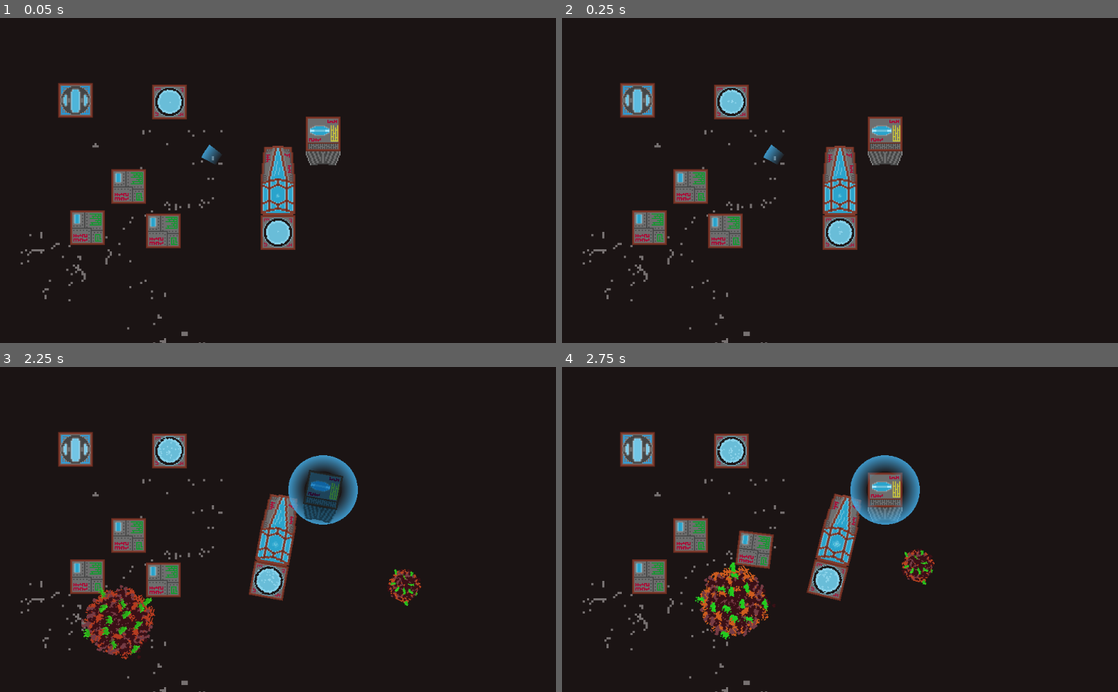
Above: before the commit, frames 1-4 (two rows, left to right).
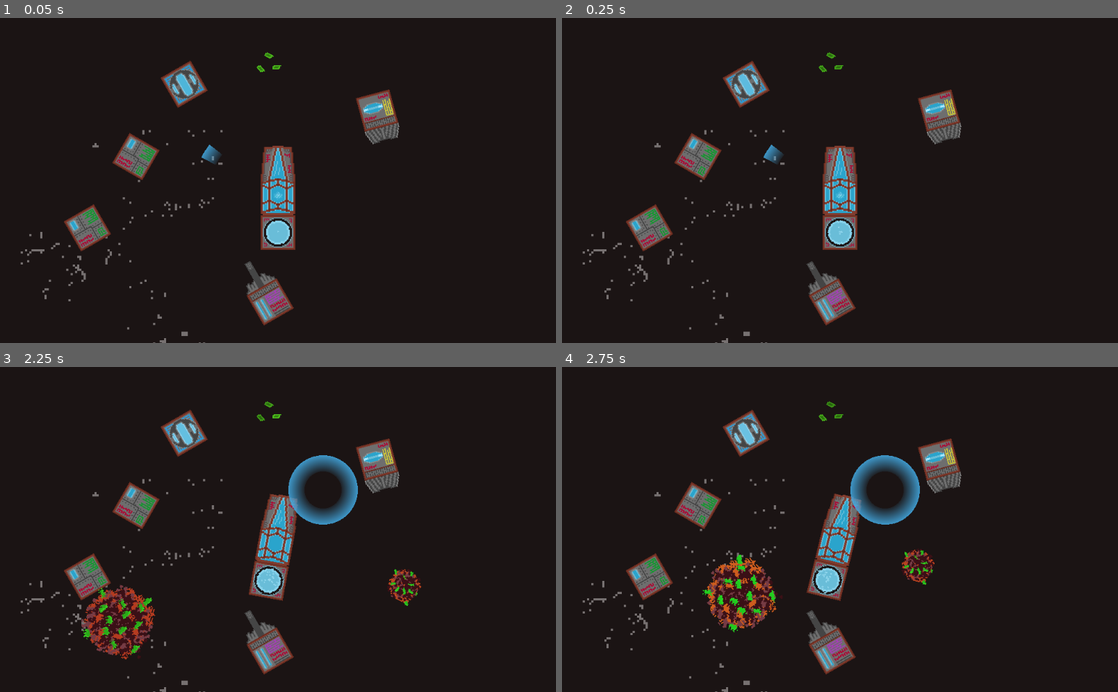
Above: after the commit, the same moments.

Repository: CiaranWoodward/LD45
Game: Godot game, scene res://Space.tscn
The game is run twice, just before and just after one commit, with the same random seed, the same clock (stepped at 60 frames per second) and the same inputs.
Inputs (mouse positions are in pixels of both pictures, inside the frame that each line leads up to):
- Up to frame 1 (0.05 s): no input
- Up to frame 2 (0.25 s): no input
- Up to frame 3 (2.25 s): hold D (rot_right) 0.53-1.28 s; hold Space (shoot) 0.53-1.28 s; click (278, 529) at 0.67 s; move the mouse to (77, 448) at 1.27 s; hold A (rot_left) 1.28-2.03 s; tap Tab (toggle_build) at 1.35 s; click (77, 448) at 1.42 s; move the mouse to (322, 490) at 2.02 s; hold D (rot_right) from 2.03 s (still down); hold Space (shoot) from 2.03 s (still down); click (322, 490) at 2.17 s
- Up to frame 4 (2.75 s): keep holding D (rot_right); keep holding Space (shoot)

The runs differ from the first frame. In frame 1, 7.0% of the frame differs, in the area x 10-72%, y 10-95%; in frame 2, 7.0%; in frame 3, 6.8%; in frame 4, 8.9%.

Commit message:
Meteors explode when they die, leave loot

Diff:
--- /dev/null
+++ b/CollisionShape2D.gd
@@ -0,0 +1,3 @@
+extends CollisionShape2D
+
+onready var original_parent : Node2D = get_parent()
--- a/Core.tscn
+++ b/Core.tscn
@@ -1,12 +1,13 @@
-[gd_scene load_steps=12 format=2]
+[gd_scene load_steps=13 format=2]
 
 [ext_resource path="res://Core.gd" type="Script" id=1]
 [ext_resource path="res://sprites/core.png" type="Texture" id=2]
-[ext_resource path="res://sprites/core-ball.png" type="Texture" id=3]
-[ext_resource path="res://CoreBall.gd" type="Script" id=4]
-[ext_resource path="res://sprites/core-glow.png" type="Texture" id=5]
-[ext_resource path="res://CoreGlow.gd" type="Script" id=6]
-[ext_resource path="res://sprites/coreparticle.png" type="Texture" id=7]
+[ext_resource path="res://CollisionShape2D.gd" type="Script" id=3]
+[ext_resource path="res://sprites/core-ball.png" type="Texture" id=4]
+[ext_resource path="res://CoreBall.gd" type="Script" id=5]
+[ext_resource path="res://sprites/core-glow.png" type="Texture" id=6]
+[ext_resource path="res://CoreGlow.gd" type="Script" id=7]
+[ext_resource path="res://sprites/coreparticle.png" type="Texture" id=8]
 
 [sub_resource type="RectangleShape2D" id=1]
 extents = Vector2( 32, 32 )
@@ -53,18 +54,19 @@
 
 [node name="CollisionShape2D" type="CollisionShape2D" parent="."]
 shape = SubResource( 1 )
+script = ExtResource( 3 )
 
 [node name="CoreBall" type="Sprite" parent="."]
 scale = Vector2( 2, 2 )
-texture = ExtResource( 3 )
-script = ExtResource( 4 )
+texture = ExtResource( 4 )
+script = ExtResource( 5 )
 rotation_speed = 1.0
 
 [node name="CoreGlow" type="Sprite" parent="."]
 editor/display_folded = true
 scale = Vector2( 2, 2 )
-texture = ExtResource( 5 )
-script = ExtResource( 6 )
+texture = ExtResource( 6 )
+script = ExtResource( 7 )
 
 [node name="Tween" type="Tween" parent="CoreGlow"]
 
--- /dev/null
+++ b/Explosion.gd
@@ -0,0 +1,14 @@
+extends Node2D
+
+onready var p1 : Particles2D = get_node("Particles2D")
+onready var p2 : Particles2D = get_node("Particles2D2")
+
+# Called when the node enters the scene tree for the first time.
+func _ready():
+	p1.emitting = true
+	p2.emitting = true
+
+# Called every frame. 'delta' is the elapsed time since the previous frame.
+func _process(delta):
+	if(!p1.emitting && !p2.emitting):
+		get_parent().remove_child(self)
--- /dev/null
+++ b/Explosion.tscn
@@ -0,0 +1,77 @@
+[gd_scene load_steps=10 format=2]
+
+[ext_resource path="res://Explosion.gd" type="Script" id=1]
+[ext_resource path="res://sprites/explosion2.png" type="Texture" id=2]
+[ext_resource path="res://sprites/explosion1.png" type="Texture" id=3]
+
+[sub_resource type="Gradient" id=5]
+colors = PoolColorArray( 1, 1, 1, 1, 0.780392, 0.447059, 0.447059, 0.0235294 )
+
+[sub_resource type="GradientTexture" id=6]
+gradient = SubResource( 5 )
+width = 1024
+
+[sub_resource type="ParticlesMaterial" id=1]
+flag_disable_z = true
+spread = 180.0
+gravity = Vector3( 0, 0, 0 )
+initial_velocity = 98.59
+initial_velocity_random = 0.5
+angular_velocity = -46.45
+angular_velocity_random = 0.52
+orbit_velocity = 0.0
+orbit_velocity_random = 0.0
+linear_accel = 3.59
+tangential_accel = 7.19
+damping = 54.2
+damping_random = 0.04
+angle = 62.6
+angle_random = 1.0
+scale = 2.0
+scale_random = 0.36
+color_ramp = SubResource( 6 )
+
+[sub_resource type="Gradient" id=2]
+colors = PoolColorArray( 1, 1, 1, 1, 1, 0.462745, 0.219608, 0 )
+
+[sub_resource type="GradientTexture" id=3]
+gradient = SubResource( 2 )
+width = 1024
+
+[sub_resource type="ParticlesMaterial" id=4]
+flag_disable_z = true
+spread = 180.0
+gravity = Vector3( 0, 0, 0 )
+initial_velocity = 200.0
+initial_velocity_random = 1.0
+angular_velocity = 130.06
+angular_velocity_random = 0.61
+orbit_velocity = 0.0
+orbit_velocity_random = 0.0
+damping = 100.0
+damping_random = 0.09
+angle = 111.5
+color_ramp = SubResource( 3 )
+
+[node name="Explosion" type="Node2D"]
+script = ExtResource( 1 )
+
+[node name="Particles2D" type="Particles2D" parent="."]
+emitting = false
+amount = 15
+lifetime = 1.5
+one_shot = true
+speed_scale = 2.0
+explosiveness = 0.99
+process_material = SubResource( 1 )
+texture = ExtResource( 2 )
+
+[node name="Particles2D2" type="Particles2D" parent="."]
+emitting = false
+amount = 15
+lifetime = 0.5
+one_shot = true
+speed_scale = 2.0
+explosiveness = 1.0
+process_material = SubResource( 4 )
+texture = ExtResource( 3 )
--- a/Gun.tscn
+++ b/Gun.tscn
@@ -1,9 +1,10 @@
-[gd_scene load_steps=7 format=2]
+[gd_scene load_steps=8 format=2]
 
 [ext_resource path="res://Gun.gd" type="Script" id=1]
 [ext_resource path="res://sprites/gun.png" type="Texture" id=2]
 [ext_resource path="res://sprites/gunflash.png" type="Texture" id=3]
 [ext_resource path="res://GunFlash.gd" type="Script" id=4]
+[ext_resource path="res://CollisionShape2D.gd" type="Script" id=5]
 
 [sub_resource type="RectangleShape2D" id=1]
 extents = Vector2( 31.1792, 34.0398 )
@@ -35,7 +36,9 @@
 [node name="CollisionShape2D" type="CollisionShape2D" parent="."]
 position = Vector2( -0.358505, -2.86789 )
 shape = SubResource( 1 )
+script = ExtResource( 5 )
 
 [node name="CollisionShape2D2" type="CollisionShape2D" parent="."]
 position = Vector2( 1.52588e-005, -60.9427 )
 shape = SubResource( 2 )
+script = ExtResource( 5 )
--- /dev/null
+++ b/Loot.tscn
@@ -0,0 +1,20 @@
+[gd_scene load_steps=4 format=2]
+
+[ext_resource path="res://sprites/loot.png" type="Texture" id=1]
+[ext_resource path="res://LootSprite.gd" type="Script" id=2]
+
+[sub_resource type="CircleShape2D" id=1]
+radius = 11.9545
+
+[node name="Loot" type="Area2D"]
+
+[node name="LootSprite" type="Sprite" parent="."]
+scale = Vector2( 2, 2 )
+texture = ExtResource( 1 )
+script = ExtResource( 2 )
+
+[node name="Tween" type="Tween" parent="LootSprite"]
+
+[node name="CollisionShape2D" type="CollisionShape2D" parent="."]
+shape = SubResource( 1 )
+[connection signal="tween_completed" from="LootSprite/Tween" to="LootSprite" method="_on_Tween_tween_completed"]
--- /dev/null
+++ b/LootSprite.gd
@@ -0,0 +1,17 @@
+extends Sprite
+
+onready var tween_values = [Color(1, 1, 1, 1), Color(0.7, 0.7, 0.7, 1)]
+onready var mTween : Tween = get_node("Tween")
+
+func _ready():
+	self.rotation = rand_range(-PI, PI)
+	_start_tween()
+	pass
+
+func _start_tween():
+	mTween.interpolate_property(self, "modulate", tween_values[0], tween_values[1], rand_range(0.3, 0.5), Tween.TRANS_SINE, Tween.EASE_OUT_IN)
+	mTween.start()
+
+func _on_Tween_tween_completed(object, key):
+	tween_values.invert()
+	_start_tween()
--- a/Meteor1.gd
+++ b/Meteor1.gd
@@ -4,12 +4,55 @@
 # var a = 2
 # var b = "text"
 onready var mGlobal = get_node("/root/Global")
+export var health : float = 50
+export var reward : int = 5
+export var reward_radius = 20
+
+var dead : bool = false
 
 # Called when the node enters the scene tree for the first time.
 func _ready():
 	self.angular_velocity = rand_range(-2, 2)
 	var dir_to_player = self.get_global_position().direction_to(mGlobal.player_core.get_global_position())
 	self.linear_velocity = (dir_to_player * rand_range(200, 270)) + Vector2(rand_range(-20, 20), rand_range(-20, 20))
+	self.connect("body_shape_entered", self, "body_collided")
+
+func body_collided(body_id : int, body : Node, body_shape : int, local_shape : int ):
+	print("collision detected " + str(body_id) + " - " + body.name + " - " + str(body_shape) + " : " + str(local_shape))
+	var collision_speed : float
+	if "linear_velocity" in body:
+		collision_speed = (self.linear_velocity - body.linear_velocity).length()
+	else:
+		collision_speed = self.linear_velocity.length()
+	var damage = collision_speed * mass
+	var damage_received = damage
+	if body.has_method("damage"):
+		damage = body.damage(damage, health)
+	health -= damage
+	if health < 0:
+		die()
+	print("collision speed = " + str(collision_speed))
+
+func damage(damage : float, health_src : float) -> float:
+	health -= damage
+	if health < 0:
+		die()
+		return damage - health
+	return damage
+
+func die():
+	if(dead):
+		return
+	dead = true
+	for i in range(reward):
+		var newLoot = preload("res://Loot.tscn").instance()
+		var newPosition = self.get_global_position() + Vector2(rand_range(-reward_radius, reward_radius), rand_range(-reward_radius, reward_radius))
+		get_tree().get_root().add_child(newLoot)
+		newLoot.set_global_position(newPosition)
+	var explode = preload("res://Explosion.tscn").instance()
+	get_tree().get_root().add_child(explode)
+	explode.set_global_position(self.get_global_position())
+	get_parent().remove_child(self)
 
 # Called every frame. 'delta' is the elapsed time since the previous frame.
 #func _process(delta):
--- a/Meteor1.tscn
+++ b/Meteor1.tscn
@@ -13,6 +13,8 @@
 collision_mask = 3
 gravity_scale = 0.0
 continuous_cd = 2
+contacts_reported = 2
+contact_monitor = true
 linear_damp = 0.0
 angular_damp = 0.0
 script = ExtResource( 1 )
@@ -25,6 +27,7 @@
 shape = SubResource( 1 )
 
 [node name="MeteorGlow" type="Sprite" parent="."]
+editor/display_folded = true
 scale = Vector2( 2, 2 )
 texture = ExtResource( 3 )
 script = ExtResource( 4 )
--- a/Meteor2.tscn
+++ b/Meteor2.tscn
@@ -14,6 +14,8 @@
 mass = 3.0
 gravity_scale = 0.0
 continuous_cd = 2
+contacts_reported = 3
+contact_monitor = true
 linear_damp = 0.0
 angular_damp = 0.0
 script = ExtResource( 1 )
--- a/Reactor.tscn
+++ b/Reactor.tscn
@@ -1,9 +1,10 @@
-[gd_scene load_steps=6 format=2]
+[gd_scene load_steps=7 format=2]
 
 [ext_resource path="res://Reactor.gd" type="Script" id=1]
 [ext_resource path="res://sprites/reactor.png" type="Texture" id=2]
-[ext_resource path="res://sprites/reactorglow.png" type="Texture" id=3]
-[ext_resource path="res://ReactorGlow.gd" type="Script" id=4]
+[ext_resource path="res://CollisionShape2D.gd" type="Script" id=3]
+[ext_resource path="res://sprites/reactorglow.png" type="Texture" id=4]
+[ext_resource path="res://ReactorGlow.gd" type="Script" id=5]
 
 [sub_resource type="RectangleShape2D" id=1]
 extents = Vector2( 32, 32 )
@@ -21,11 +22,12 @@
 
 [node name="CollisionShape2D" type="CollisionShape2D" parent="."]
 shape = SubResource( 1 )
+script = ExtResource( 3 )
 
 [node name="ReactorGlow" type="Sprite" parent="."]
 scale = Vector2( 2, 2 )
-texture = ExtResource( 3 )
-script = ExtResource( 4 )
+texture = ExtResource( 4 )
+script = ExtResource( 5 )
 
 [node name="Tween" type="Tween" parent="ReactorGlow"]
 [connection signal="tween_completed" from="ReactorGlow/Tween" to="ReactorGlow" method="_on_tween_completed"]
--- a/Space.tscn
+++ b/Space.tscn
@@ -6,17 +6,19 @@
 [ext_resource path="res://sprites/coffin1.png" type="Texture" id=4]
 [ext_resource path="res://sprites/coffin2.png" type="Texture" id=5]
 [ext_resource path="res://sprites/coffin3.png" type="Texture" id=6]
-[ext_resource path="res://Shield.gd" type="Script" id=7]
-[ext_resource path="res://sprites/stars0.png" type="Texture" id=8]
-[ext_resource path="res://sprites/stars1.png" type="Texture" id=9]
-[ext_resource path="res://sprites/stars2.png" type="Texture" id=10]
-[ext_resource path="res://AnimatedSprite.gd" type="Script" id=11]
-[ext_resource path="res://Core.tscn" type="PackedScene" id=12]
+[ext_resource path="res://CollisionShape2D.gd" type="Script" id=7]
+[ext_resource path="res://Shield.gd" type="Script" id=8]
+[ext_resource path="res://sprites/stars0.png" type="Texture" id=9]
+[ext_resource path="res://sprites/stars1.png" type="Texture" id=10]
+[ext_resource path="res://sprites/stars2.png" type="Texture" id=11]
+[ext_resource path="res://AnimatedSprite.gd" type="Script" id=12]
 [ext_resource path="res://Reactor.tscn" type="PackedScene" id=13]
 [ext_resource path="res://Thruster.tscn" type="PackedScene" id=14]
 [ext_resource path="res://Storage.tscn" type="PackedScene" id=15]
 [ext_resource path="res://Meteor1.tscn" type="PackedScene" id=16]
 [ext_resource path="res://Meteor2.tscn" type="PackedScene" id=17]
+[ext_resource path="res://Gun.tscn" type="PackedScene" id=18]
+[ext_resource path="res://Loot.tscn" type="PackedScene" id=19]
 
 [sub_resource type="PhysicsMaterial" id=1]
 
@@ -31,9 +33,13 @@
 [sub_resource type="RectangleShape2D" id=3]
 extents = Vector2( 31.9833, 63.9744 )
 
+[sub_resource type="PhysicsMaterial" id=5]
+friction = 0.0
+bounce = 0.5
+
 [sub_resource type="SpriteFrames" id=4]
 animations = [ {
-"frames": [ ExtResource( 8 ), ExtResource( 9 ), ExtResource( 10 ) ],
+"frames": [ ExtResource( 9 ), ExtResource( 10 ), ExtResource( 11 ) ],
 "loop": false,
 "name": "stars",
 "speed": 5.0
@@ -56,17 +62,19 @@
 scale = Vector2( 2, 2 )
 frames = SubResource( 2 )
 animation = "Breathing"
-frame = 6
+frame = 3
 playing = true
 
 [node name="CollisionShape2D" type="CollisionShape2D" parent="PlayerCore"]
 shape = SubResource( 3 )
+script = ExtResource( 7 )
 
 [node name="Camera2D" type="Camera2D" parent="PlayerCore"]
 current = true
 smoothing_enabled = true
 
 [node name="RootNode" type="Node2D" parent="PlayerCore"]
+editor/display_folded = true
 position = Vector2( 0, 32 )
 
 [node name="Shield" type="StaticBody2D" parent="PlayerCore/RootNode"]
@@ -75,7 +83,8 @@
 z_index = 1
 collision_layer = 2
 collision_mask = 2
-script = ExtResource( 7 )
+physics_material_override = SubResource( 5 )
+script = ExtResource( 8 )
 
 [node name="ColPol" type="CollisionPolygon2D" parent="PlayerCore/RootNode/Shield"]
 
@@ -86,25 +95,23 @@
 z_index = -100
 frames = SubResource( 4 )
 animation = "stars"
-script = ExtResource( 11 )
-
-[node name="Core" parent="." instance=ExtResource( 12 )]
-position = Vector2( 357.44, 106.835 )
+script = ExtResource( 12 )
 
 [node name="Reactor" parent="." instance=ExtResource( 13 )]
-position = Vector2( 184.171, 103.971 )
+position = Vector2( 384.293, 74.5052 )
+rotation = -0.523598
 
 [node name="Thruster" parent="." instance=ExtResource( 14 )]
-position = Vector2( 640.047, 165.979 )
+position = Vector2( 739.494, 123.008 )
+rotation = -0.261799
 
 [node name="Storage" parent="." instance=ExtResource( 15 )]
-position = Vector2( 281.82, 263.086 )
+position = Vector2( 295.327, 208.118 )
+rotation = 0.523598
 
 [node name="Storage2" parent="." instance=ExtResource( 15 )]
 position = Vector2( 206.07, 339.65 )
-
-[node name="Storage3" parent="." instance=ExtResource( 15 )]
-position = Vector2( 346.166, 345.351 )
+rotation = -0.523598
 
 [node name="Meteor" parent="." instance=ExtResource( 16 )]
 position = Vector2( 1185.8, 518.451 )
@@ -112,3 +119,16 @@
 [node name="Meteor2" parent="." instance=ExtResource( 17 )]
 position = Vector2( -224.385, 637.273 )
 mass = 4.0
+
+[node name="Gun" parent="." instance=ExtResource( 18 )]
+position = Vector2( 542.661, 476.363 )
+rotation = -0.523598
+
+[node name="Loot" parent="." instance=ExtResource( 19 )]
+position = Vector2( 525.473, 46.6541 )
+
+[node name="Loot2" parent="." instance=ExtResource( 19 )]
+position = Vector2( 554.922, 42.8541 )
+
+[node name="Loot3" parent="." instance=ExtResource( 19 )]
+position = Vector2( 540.672, 21.9541 )
--- a/Storage.tscn
+++ b/Storage.tscn
@@ -1,7 +1,8 @@
-[gd_scene load_steps=4 format=2]
+[gd_scene load_steps=5 format=2]
 
 [ext_resource path="res://Storage.gd" type="Script" id=1]
 [ext_resource path="res://sprites/storage.png" type="Texture" id=2]
+[ext_resource path="res://CollisionShape2D.gd" type="Script" id=3]
 
 [sub_resource type="RectangleShape2D" id=1]
 extents = Vector2( 32, 32 )
@@ -19,3 +20,4 @@
 
 [node name="CollisionShape2D" type="CollisionShape2D" parent="."]
 shape = SubResource( 1 )
+script = ExtResource( 3 )
--- a/Thruster.tscn
+++ b/Thruster.tscn
@@ -1,10 +1,11 @@
-[gd_scene load_steps=10 format=2]
+[gd_scene load_steps=11 format=2]
 
 [ext_resource path="res://Thruster.gd" type="Script" id=1]
 [ext_resource path="res://sprites/thruster.png" type="Texture" id=2]
 [ext_resource path="res://sprites/thrusterflame.png" type="Texture" id=3]
 [ext_resource path="res://ThrustFlame.gd" type="Script" id=4]
 [ext_resource path="res://sprites/thrusterparticle.png" type="Texture" id=5]
+[ext_resource path="res://CollisionShape2D.gd" type="Script" id=6]
 
 [sub_resource type="Gradient" id=1]
 offsets = PoolRealArray( 0, 0.674847, 1 )
@@ -78,4 +79,5 @@
 [node name="CollisionShape2D" type="CollisionShape2D" parent="."]
 position = Vector2( 0, 13 )
 shape = SubResource( 4 )
+script = ExtResource( 6 )
 [connection signal="tween_completed" from="ThrustFlame/Tween" to="ThrustFlame" method="_on_tween_completed"]
Not shown: 1 places in Core.tscn that only renumber resources
Not shown: 1 places in Space.tscn that only renumber resources
Binary file added: sprites/explosion1.png
Not shown, added: sprites/explosion1.png.import
Binary file added: sprites/explosion2.png
Not shown, added: sprites/explosion2.png.import
Binary file added: sprites/loot.png
Not shown, added: sprites/loot.png.import
Not shown, added: sprites/explosion.xcf
Not shown, added: sprites/loot.xcf
